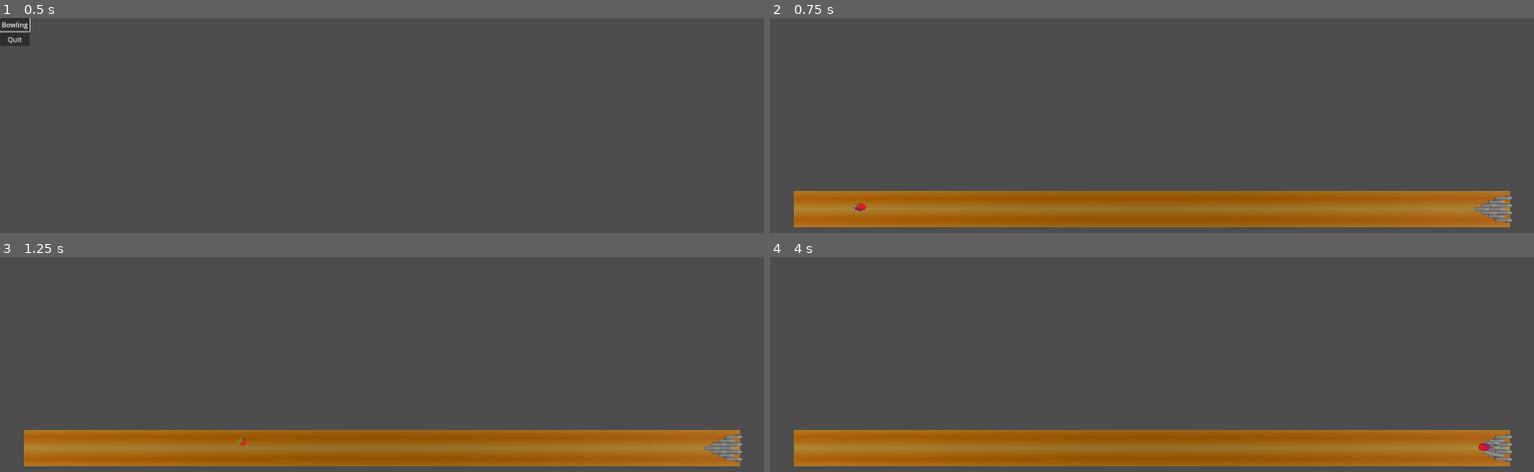
Above: before the commit, frames 1-4 (two rows, left to right).
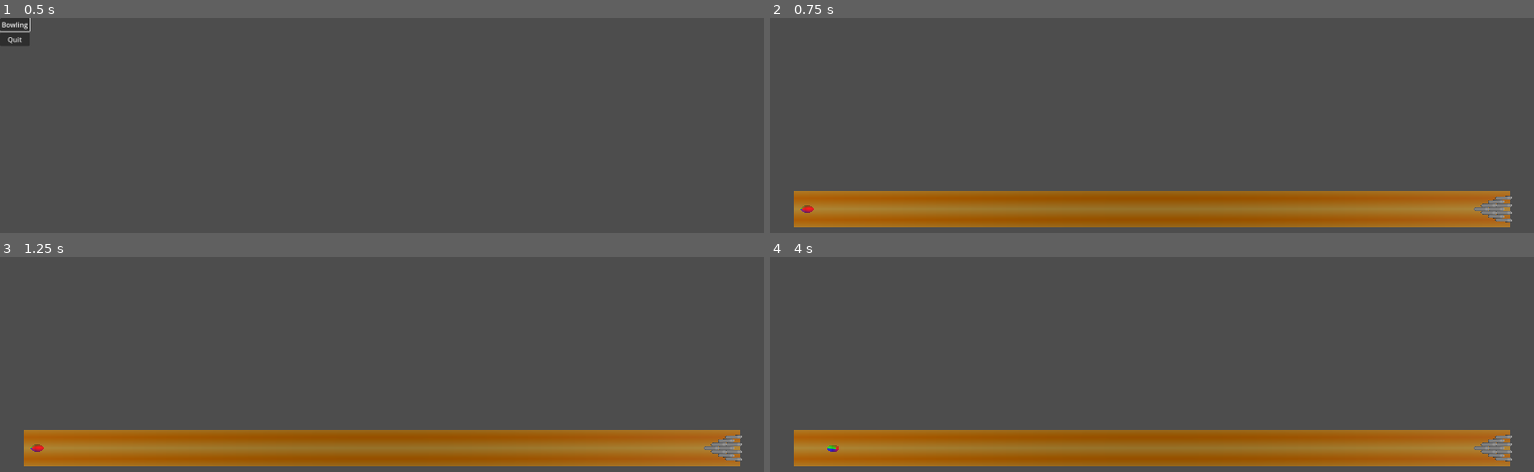
Above: after the commit, the same moments.

Repository: BrankoVanTendeloo/PolyBowl
Game: Godot game, scene res://Scenes/Menus/main_menu.tscn
Same seed, same stepped clock (60 frames per second), same inputs: the game is played once before the commit and once after it.
Inputs (mouse positions are in pixels of both pictures, inside the frame that each line leads up to):
- Up to frame 1 (0.5 s): no input
- Up to frame 2 (0.75 s): click "Bowling" at 0.5 s
- Up to frame 3 (1.25 s): no input
- Up to frame 4 (4 s): tap Enter (ui_accept) at 1.25, 1.35, 1.52, 1.82, 2, 2.1, 2.27, 2.57, 2.85, 3.5, 3.6, 3.77 s; move the mouse to (1320, 429) at 1.27 s; move the mouse to (999, 467) at 2.02 s; move the mouse to (1228, 364) at 2.77 s; move the mouse to (outside the picture) at 3.52 s

Frame 1 is identical in both runs. In frame 2, less than 0.1% of the frame differs, in the area x 4-13%, y 86-91%; in frame 3, less than 0.1%; in frame 4, 0.2%, in the area x 7-97%, y 85-93%.

Commit message:
Added throwing function

Diff:
--- a/Scenes/3D/bowling.gd
+++ b/Scenes/3D/bowling.gd
@@ -15,6 +15,8 @@
 func _process(_delta: float) -> void:
 	if Input.is_action_just_released("ui_accept"):
 		reset_pins()
+		var temp_random = randf_range(-3, 3)
+		roll_ball(randf_range(8,12), temp_random, 1000, temp_random*-randf_range(50,150))
 
 ## Resets all pins to their original state
 func reset_pins() -> void:
@@ -32,3 +34,18 @@
 	pin.angular_velocity = Vector3.ZERO
 	pin.position = pins[pin]["position"]
 	pin.rotation = pins[pin]["rotation"]
+
+## Rolls the ball based on the given statistics
+func roll_ball(velocity: float, angle: float, backspin: float, sidespin: float, offset: float = 0) -> void:
+	ball_body.freeze = true
+	ball_body.linear_velocity = Vector3.ZERO
+	ball_body.angular_velocity = Vector3.ZERO
+	ball_body.position = Vector3(offset, 0.17, 10)
+	ball_body.rotation = Vector3(0, 0, 0)
+
+	ball_body.freeze = false
+	var radian_angle: float = deg_to_rad(-angle)
+	var x_velocity: float = velocity * sin(radian_angle)
+	var z_velocity: float = velocity * cos(radian_angle)
+	ball_body.linear_velocity = Vector3(x_velocity, 0, z_velocity * -1)
+	ball_body.angular_velocity = Vector3(backspin, 0, sidespin)
--- a/Scenes/3D/bowling.tscn
+++ b/Scenes/3D/bowling.tscn
@@ -89,10 +89,8 @@
 
 [node name="Ball" type="RigidBody3D" parent="." unique_id=878216793]
 transform = Transform3D(0.99999994, 0, 0, 0, 1, 0, 0, 0, 0.99999994, 0, 0.17, 9.48217)
-mass = 5.0
+mass = 6.0
 physics_material_override = SubResource("PhysicsMaterial_t4blp")
-linear_velocity = Vector3(-0.4, 0, -10)
-angular_velocity = Vector3(174.53293, 0, -52.35988)
 
 [node name="BallCollision" type="CollisionShape3D" parent="Ball" unique_id=1568444616]
 shape = SubResource("SphereShape3D_onc3x")
@@ -106,7 +104,7 @@
 
 [node name="Pin01" type="RigidBody3D" parent="Pins" unique_id=924141053]
 transform = Transform3D(1, 0, 0, 0, 1, 0, 0, 0, 1, 0, 0.22, 0)
-mass = 0.3
+mass = 0.4
 physics_material_override = SubResource("PhysicsMaterial_onc3x")
 center_of_mass_mode = 1
 center_of_mass = Vector3(0, -0.05, 0)
@@ -120,7 +118,7 @@
 
 [node name="Pin02" type="RigidBody3D" parent="Pins" unique_id=794392808]
 transform = Transform3D(1, 0, 0, 0, 1, 0, 0, 0, 1, -0.1, 0.22, -0.2)
-mass = 0.3
+mass = 0.4
 physics_material_override = SubResource("PhysicsMaterial_onc3x")
 center_of_mass_mode = 1
 center_of_mass = Vector3(0, -0.05, 0)
@@ -134,7 +132,7 @@
 
 [node name="Pin03" type="RigidBody3D" parent="Pins" unique_id=249254698]
 transform = Transform3D(1, 0, 0, 0, 1, 0, 0, 0, 1, 0.1, 0.22, -0.2)
-mass = 0.3
+mass = 0.4
 physics_material_override = SubResource("PhysicsMaterial_onc3x")
 center_of_mass_mode = 1
 center_of_mass = Vector3(0, -0.05, 0)
@@ -148,7 +146,7 @@
 
 [node name="Pin04" type="RigidBody3D" parent="Pins" unique_id=97583841]
 transform = Transform3D(1, 0, 0, 0, 1, 0, 0, 0, 1, -0.2, 0.22, -0.4)
-mass = 0.3
+mass = 0.4
 physics_material_override = SubResource("PhysicsMaterial_onc3x")
 center_of_mass_mode = 1
 center_of_mass = Vector3(0, -0.05, 0)
@@ -162,7 +160,7 @@
 
 [node name="Pin05" type="RigidBody3D" parent="Pins" unique_id=1183268733]
 transform = Transform3D(1, 0, 0, 0, 1, 0, 0, 0, 1, 0, 0.22, -0.4)
-mass = 0.3
+mass = 0.4
 physics_material_override = SubResource("PhysicsMaterial_onc3x")
 center_of_mass_mode = 1
 center_of_mass = Vector3(0, -0.05, 0)
@@ -176,7 +174,7 @@
 
 [node name="Pin06" type="RigidBody3D" parent="Pins" unique_id=1368651368]
 transform = Transform3D(1, 0, 0, 0, 1, 0, 0, 0, 1, 0.2, 0.22, -0.4)
-mass = 0.3
+mass = 0.4
 physics_material_override = SubResource("PhysicsMaterial_onc3x")
 center_of_mass_mode = 1
 center_of_mass = Vector3(0, -0.05, 0)
@@ -190,7 +188,7 @@
 
 [node name="Pin07" type="RigidBody3D" parent="Pins" unique_id=657266382]
 transform = Transform3D(1, 0, 0, 0, 1, 0, 0, 0, 1, -0.3, 0.22, -0.6)
-mass = 0.3
+mass = 0.4
 physics_material_override = SubResource("PhysicsMaterial_onc3x")
 center_of_mass_mode = 1
 center_of_mass = Vector3(0, -0.05, 0)
@@ -204,7 +202,7 @@
 
 [node name="Pin08" type="RigidBody3D" parent="Pins" unique_id=826887425]
 transform = Transform3D(1, 0, 0, 0, 1, 0, 0, 0, 1, -0.1, 0.22, -0.6)
-mass = 0.3
+mass = 0.4
 physics_material_override = SubResource("PhysicsMaterial_onc3x")
 center_of_mass_mode = 1
 center_of_mass = Vector3(0, -0.05, 0)
@@ -218,7 +216,7 @@
 
 [node name="Pin09" type="RigidBody3D" parent="Pins" unique_id=10712833]
 transform = Transform3D(1, 0, 0, 0, 1, 0, 0, 0, 1, 0.1, 0.22, -0.6)
-mass = 0.3
+mass = 0.4
 physics_material_override = SubResource("PhysicsMaterial_onc3x")
 center_of_mass_mode = 1
 center_of_mass = Vector3(0, -0.05, 0)
@@ -232,7 +230,7 @@
 
 [node name="Pin10" type="RigidBody3D" parent="Pins" unique_id=715054522]
 transform = Transform3D(1, 0, 0, 0, 1, 0, 0, 0, 1, 0.3, 0.22, -0.6)
-mass = 0.3
+mass = 0.4
 physics_material_override = SubResource("PhysicsMaterial_onc3x")
 center_of_mass_mode = 1
 center_of_mass = Vector3(0, -0.05, 0)
--- a/Scenes/Menus/main_menu.gd
+++ b/Scenes/Menus/main_menu.gd
@@ -8,6 +8,7 @@
 
 
 ### Button presses
+
 func _on_bowling_button_pressed() -> void:
 	print("LOADING BOWLING SCENE")
 	get_tree().change_scene_to_file("res://Scenes/3D/bowling.tscn")
@@ -17,7 +18,8 @@
 	get_tree().quit()
 
 
-### Button focus grabbers.
+### Button focus grabbers
+
 func _on_bowling_button_mouse_entered() -> void:
 	BowlingButton.grab_focus()
 
